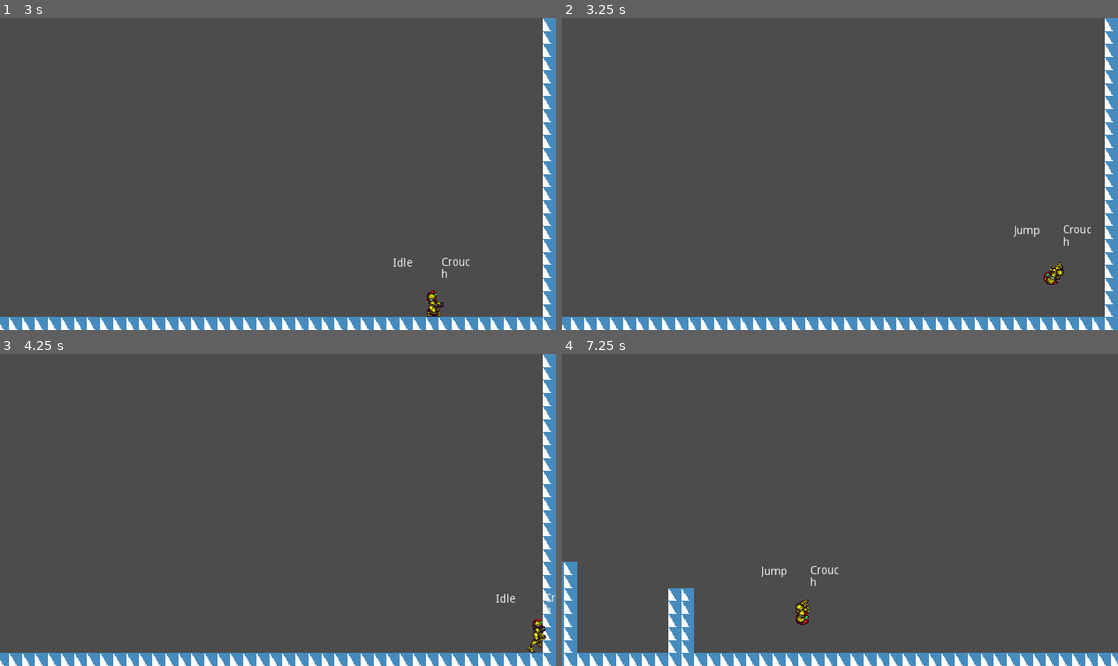
Above: before the commit, frames 1-4 (two rows, left to right).
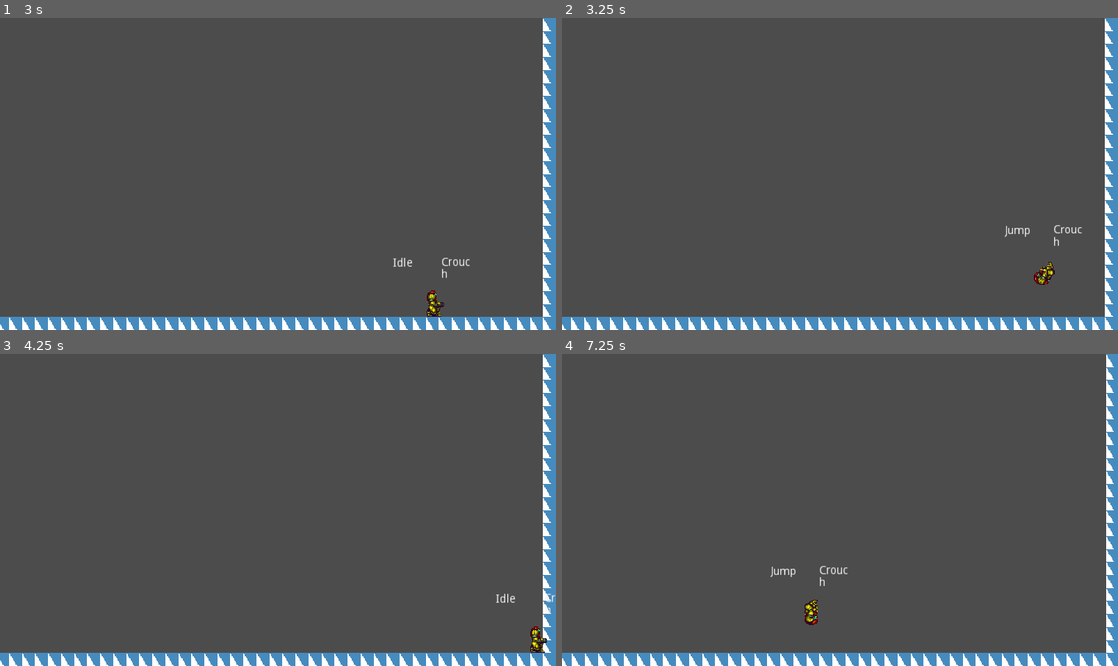
Above: after the commit, the same moments.

Repository: thejacer87/AM1R
Game: Godot game, scene res://Scenes/Playground.tscn
Two runs of this game, one before a commit and one after it. Both use one fixed random seed, a clock stepped at 60 frames per second and the inputs below. The engine's default icon, where the game draws it, is replaced by a stand-in: a white triangle on a blue panel in a dark square.
Inputs:
- Up to frame 1 (3 s): tap Enter at 0.5 s; hold Shift (morph_ball) 0.53-1.28 s; hold D (right) 0.53-2.03 s; tap Space (jump) at 0.77, 0.8, 1.07, 1.35, 1.52, 1.82, 2.3 s; tap Shift (morph_ball) at 1.55, 2.85 s; hold A (left) 2.03-2.78 s; hold Shift (morph_ball) 2.03-2.78 s; hold D (right) from 2.78 s (still down)
- Up to frame 2 (3.25 s): keep holding D (right); tap Space (jump) at 3.02 s
- Up to frame 3 (4.25 s): keep holding D (right); tap Space (jump) at 3.32 s; hold Space (jump) from 3.53 s (still down)
- Up to frame 4 (7.25 s): release D (right) at 4.28 s; release Space (jump) at 4.28 s; hold A (left) 4.28-5.03 s; tap Shift (morph_ball) at 4.35, 6.05 s; tap Space (jump) at 4.52, 4.82, 5.3, 5.85, 6.02, 6.32, 6.77, 6.8, 7.07 s; hold D (right) 5.03-5.78 s; hold Shift (morph_ball) 5.03-5.78 s; hold A (left) from 5.78 s (still down); hold Shift (morph_ball) from 6.53 s (still down)

Frame 1 is identical in both runs. In frame 2, 0.5% of the frame differs, in the area x 79-96%, y 66-86%; in frame 3, 0.2%; in frame 4, 6.6%, in the area x 0-100%, y 0-100%.

Commit message:
remove state stack

Diff:
--- a/Scripts/Samus/MotionStateMachine.gd
+++ b/Scripts/Samus/MotionStateMachine.gd
@@ -8,6 +8,7 @@
 onready var fall := $Fall
 onready var spin_fall := $SpinFall
 onready var morph_ball := $MorphBall
+
 
 func _ready() -> void:
 	states_map = {
@@ -23,146 +24,10 @@
 func _change_state(state_name):
 	if not _active:
 		return
-	if state_name in ["jump", "spin_jump"]:
-		states_stack.push_front(states_map[state_name])
-		if current_state == move:
-			jump.initialize(move.velocity)
+	if current_state == move:
+		jump.initialize(move.velocity)
 	._change_state(state_name)
 
 
 func _input(event):
 	current_state.handle_input(event)
-
-
-#func _state_logic(delta: float) -> void:
-#	parent._handle_move_input()
-#	parent._apply_gravity(delta)
-#	parent._apply_movement(delta)
-
-
-#func _input(event: InputEvent) -> void:
-#	if event.is_action_pressed("morph"):
-#		state = states.morph_ball
-#
-#	if [states.idle, states.run].has(state):
-#		if event.is_action_pressed("jump"):
-#			parent.velocity.y = parent.max_jump_velocity
-#
-#	if [states.jump, states.spin_jump].has(state):
-#		if event.is_action_released("jump") && parent.velocity.y < parent.min_jump_velocity:
-#			parent.velocity.y = parent.min_jump_velocity
-#
-#	if [states.idle].has(state):
-#		if event.is_action_pressed("down"):
-#			parent.is_crouched = true
-#
-#	if [states.morph_ball].has(state):
-#		if event.is_action_pressed("morph"):
-#			parent.is_crouched = true
-#			parent.in_morph_ball = false
-#
-#	if [states.crouch].has(state):
-#		if event.is_action_pressed("down"):
-#			parent.is_crouched = false
-#			parent.in_morph_ball = true
-#		if event.is_action_pressed("up"):
-#			parent.is_crouched = false
-#
-#
-#func _get_transition(delta: float):
-#	match state:
-#		states.idle:
-#			if !parent.is_on_floor():
-#				if parent.velocity.y < 0:
-#					return states.jump
-#				elif parent.velocity.y > 0:
-#					return states.fall
-#			elif parent.velocity.x != 0:
-#				return states.run
-#			elif parent.in_morph_ball:
-#				return states.morph_ball
-#			elif parent.is_crouched:
-#				return states.crouch
-#		states.run:
-#			if !parent.is_on_floor():
-#				if parent.velocity.y < 0:
-#					return states.spin_jump
-#				elif parent.velocity.y > 0:
-#					return states.fall
-#			elif parent.velocity.x == 0:
-#				return states.idle
-#			elif parent.in_morph_ball:
-#				return states.morph_ball
-#		states.jump:
-#			if parent.is_on_floor():
-#				return states.idle
-#			elif parent.velocity.y >= 0:
-#				return states.fall
-#			elif parent.in_morph_ball:
-#				return states.morph_ball
-#		states.spin_jump:
-#			if parent.is_on_floor():
-#				return states.idle
-#			elif parent.velocity.y >= 0:
-#				return states.spin_fall
-#			elif parent.in_morph_ball:
-#				return states.morph_ball
-#		states.fall:
-#			if parent.is_on_floor():
-#				return states.idle
-#			elif parent.velocity.y < 0:
-#				return states.jump
-#			elif parent.in_morph_ball:
-#				return states.morph_ball
-#		states.spin_fall:
-#			if parent.is_on_floor():
-#				return states.idle
-#			elif parent.velocity.y < 0:
-#				return states.spin_jump
-#			elif parent.in_morph_ball:
-#				return states.morph_ball
-#		states.morph_ball:
-#			if not parent.in_morph_ball:
-#				if parent.is_on_floor():
-#					return states.crouch
-#				else:
-#					return states.fall
-#		states.crouch:
-#			if not parent.is_crouched:
-#				return states.idle
-#			if parent.in_morph_ball:
-#				return states.morph_ball
-#	return null
-#
-#
-#func _enter_state(new_state, old_state) -> void:
-#	match new_state:
-#		states.idle:
-#			parent.enable_default_collision()
-#			parent.travel = "Idle"
-#		states.run:
-#			parent.enable_default_collision()
-#			parent.travel = "Run"
-#		states.jump:
-#			parent.enable_default_collision()
-#			parent.travel = "SpinJump"
-#		states.spin_jump:
-#			parent.enable_default_collision()
-#			parent.travel = "SpinJump"
-#		states.fall:
-#			parent.enable_default_collision()
-#			parent.travel = "Idle"
-#		states.spin_fall:
-#			parent.enable_default_collision()
-#			parent.travel = "SpinJump"
-#		states.morph_ball:
-#			parent.enable_morph_ball_collision()
-#			parent.travel = "MorphBall"
-#		states.crouch:
-#			parent.enable_crouch_collision()
-#			parent.travel = "Crouch"
-#	parent.label.text = String(state)
-#
-#
-#func _exit_state(old_state, new_state) -> void:
-#	pass
--- a/Scripts/Samus/States/Motion/Airborne/Jump.gd
+++ b/Scripts/Samus/States/Motion/Airborne/Jump.gd
@@ -35,7 +35,7 @@
 
 	if velocity.y >= 0 and owner.is_on_floor():
 		animation_state.travel("Move")
-		emit_signal("finished", "previous")
+		emit_signal("finished", "move")
 
 	.apply_gravity(delta)
 	.apply_movement()
--- a/Scripts/StateMachine.gd
+++ b/Scripts/StateMachine.gd
@@ -7,7 +7,6 @@
 export(NodePath) var START_STATE
 
 var states_map = {}
-var states_stack = []
 var current_state = null
 var _active = false setget set_active
 
@@ -20,8 +19,7 @@
 
 func initialize(start_state):
 	set_active(true)
-	states_stack.push_front(get_node(start_state))
-	current_state = states_stack[0]
+	current_state = get_node(start_state)
 	current_state.enter()
 
 
@@ -30,7 +28,6 @@
 	set_physics_process(value)
 	set_process_input(value)
 	if not _active:
-		states_stack = []
 		current_state = null
 
 
@@ -53,13 +50,7 @@
 		return
 	current_state.exit()
 
-	if state_name == "previous":
-		states_stack.pop_front()
-	else:
-		states_stack[0] = states_map[state_name]
-
-	current_state = states_stack[0]
+	current_state = states_map[state_name]
 	emit_signal("state_changed", current_state)
 
-	if state_name != "previous":
-		current_state.enter()
+	current_state.enter()
